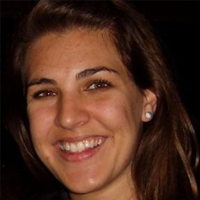
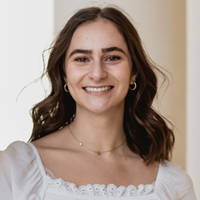
Two versions of the same layered image (200 × 200). Layer-by-layer changes:
added layer "Sophie Storz 2023" above "Lauren Mills" over [0, 0, 200, 200]
hid "Lauren Mills" over [0, 0, 200, 200]
hid "David Hawkins" over [0, 0, 200, 200]
showed "Danny 2023" over [0, 0, 200, 200]
